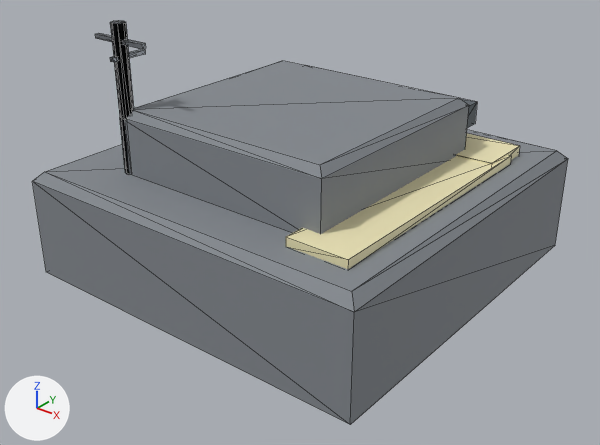
The glTF model assets/models/command_hq.glb as it was, and as the next commit left it.
Rendered twice from a camera (50 mm lens) standing at (11.24, -14.38, 9.83) and looking at (0.33, -0.75, 1.37). Lighting does not change. The marker at lower left points along +X, +Y and +Z. The picture after the commit comes second. Mesh edges are drawn as thin lines. Vertices at exactly the same position are counted once.

Names of what the first picture shows: 'Body'.
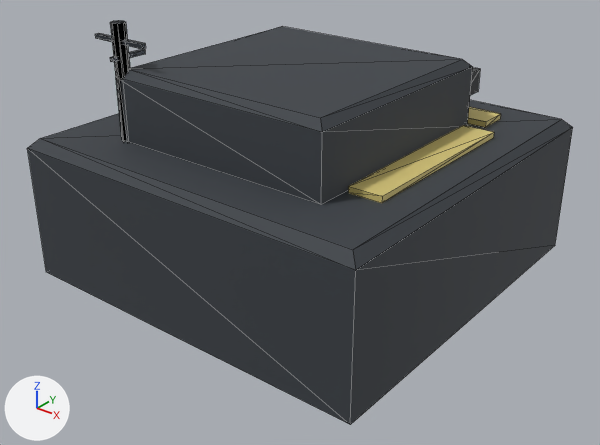
The change, as a list of edits to the scene's bpy script:
```text
Change mat_hull:
    mat_hull.base_color: (0.227, 0.247, 0.271) -> (0.0421, 0.0497, 0.0597)  # grey #83888e -> dark grey #3a3f45
Change mat_faction:
    mat_faction.base_color: (0.851, 0.784, 0.478) -> (0.694, 0.577, 0.194)  # beige #eee5b8 -> yellow #d9c87a
Change me_body:
    where me_body.from_pydata(...)  # 176 vertices, 292 faces; spans x -4.5..4.5, y -4.5..4.5, z 0.0..6.0
    used by ob_body; location = (0.0, 0.0, 0.0)
    before: 0 (-4.28, -4.28, 2.6) at pixel (44, 171), 1 (4.28, -4.28, 2.6) at pixel (351, 291), 2 (4.28, 4.28, 2.6) at pixel (556, 150), 3 (-4.28, 4.28, 2.6), 8 (-4.5, 4.5, 2.38)
    before: 9 (4.5, 4.5, 2.38) at pixel (568, 158), 10 (4.5, -4.5, 2.38) at pixel (354, 312), 11 (-4.5, -4.5, 2.38) at pixel (32, 181)
    me_body part 1: the loose piece of 12 vertices spanning x -2.79..2.79, y -3.19..2.39, z 2.6..4.1 is scaled about its middle by (1, 1, 1.07), then moved by (0.0, 0.0, 0.85)
    me_body part 2: the loose piece of 8 vertices spanning x -2.61..2.61, y 2.25..3.15, z 3.22..3.78 is moved by (0.0, 0.0, 0.8)
    me_body part 3: the loose piece of 8 vertices spanning x -3.69..3.69, y 1.98..3.42, z 2.56..2.84 is scaled about its middle by (0.854, 0.531, 0.5), then moved by (0.0, 0.27, 0.77)
    me_body part 4: the loose piece of 8 vertices spanning x 2.34..3.78, y -3.69..2.79, z 2.57..2.8 is scaled about its middle by (0.531, 0.694, 0.625), then moved by (0.18, 0.27, 0.79)
    me_body part 5
    add for i in [*range(0, 4), *range(8, 12)]: me_body.vertices[i].co += Vector((0.0, 0.0, 0.8))
```

Boxes [x1, y1, x2, y2] around the edits, measured in the pictures (600 x 445 px; the box of a moved part takes in the faces that stretch with it):
'Body', recoloured, reshaped (grey to black): before [32, 20, 568, 425]; after [27, 20, 573, 425]
part 1 of me_body, moved or reshaped: before [120, 61, 469, 234]; after [116, 26, 473, 205]
part 2 of me_body, moved or reshaped: before [460, 98, 477, 128]; after [470, 68, 480, 95]
part 3 of me_body, moved or reshaped: before [456, 133, 520, 165]; after [467, 107, 501, 128]
part 4 of me_body, moved or reshaped: before [286, 155, 511, 269]; after [348, 125, 494, 203]
part 5 of me_body, moved or reshaped: before [32, 130, 568, 425]; after [27, 100, 573, 425]
